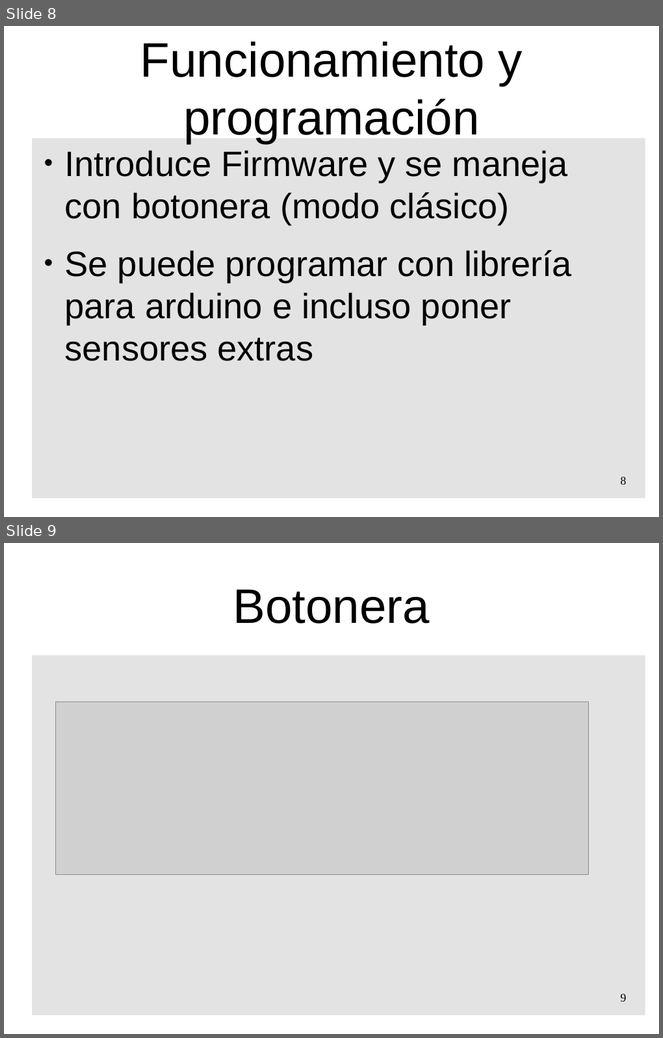
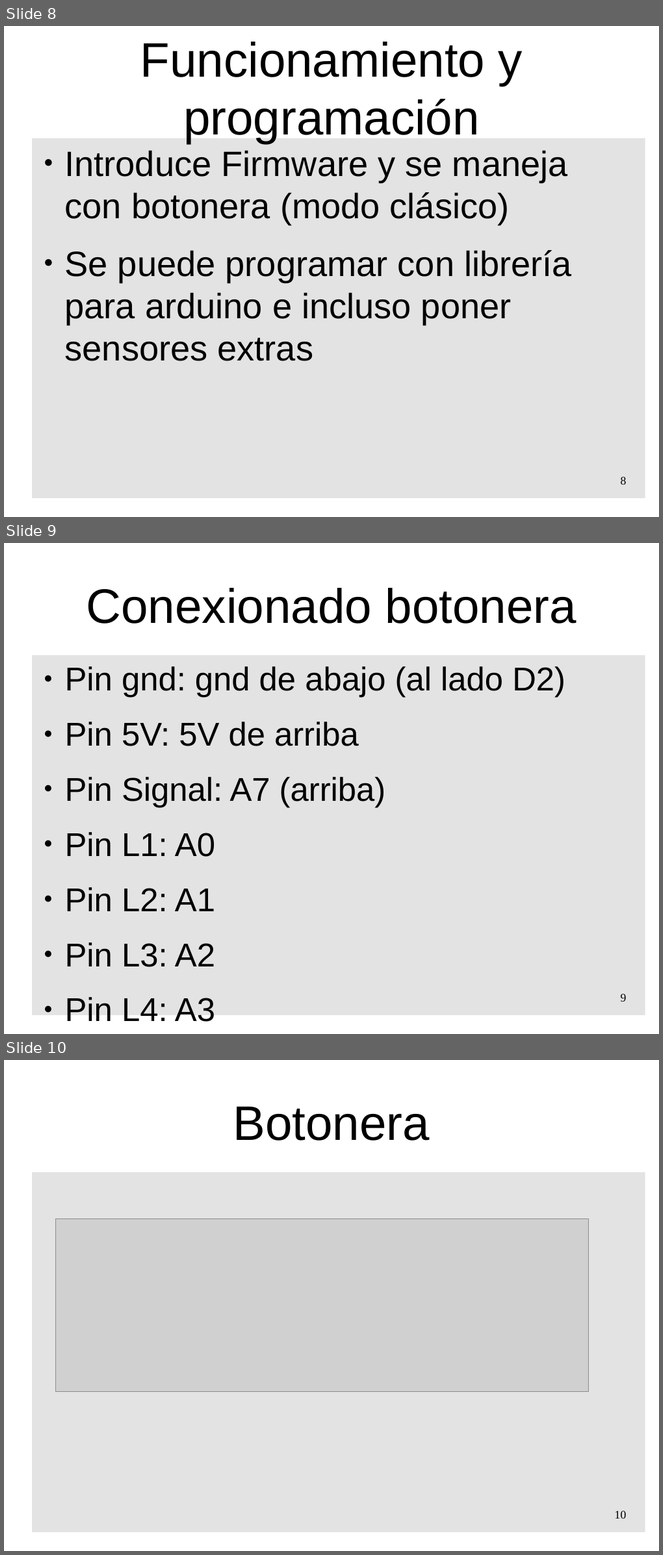
Before and after one commit to pedroruizf/taller_escornabot, a slide deck: presentacion_taller_escornabot.odp. Shown one above the other, each under a label of ours: slides 8 and 9 before the commit, slides 8, 9 and 10 after it. The pictures are 663x1038 and 663x1555 pixels, drawn with LibreOffice and Linux fonts; fonts in the diff are those of the drawing; grey boxes stand for pictures; background and template pictures are left out. Boxes give left, top, right and bottom in pixels: in the first picture for what was removed or moved away, otherwise in the second. Text is boxed around its words. In the diff, an @@ line names an element or a change of style, - is before the commit and + after.

Commit message:
cambios en la presentación

```diff
--- a/presentacion_taller_escornabot.odp
+++ b/presentacion_taller_escornabot.odp
@@ slide 9 added at box(4, 543, 659, 1034), background #FFFFFF; not listed: 1 template element that a slide beside it also shows @@
@@ title added at box(87, 588, 577, 624), 58.7 pt, text #000000 @@
+Conexionado botonera
@@ text added at box(65, 667, 566, 1022), 40 pt, text #000000 @@
+● Pin gnd: gnd de abajo (al lado D2)
+● Pin 5V: 5V de arriba
+● Pin Signal: A7 (arriba)
+● Pin L1: A0
+● Pin L2: A1
+● Pin L3: A2
+● Pin L4: A3
@@ page number added at box(621, 994, 627, 1002), 14 pt, text #000000 @@
+9
@@ what was slide 9 is now slide 10 @@
@@ page number at box(615, 1511, 627, 1519): text changed @@
-9
+10
```
Also in this commit, not shown: 1 other file.
